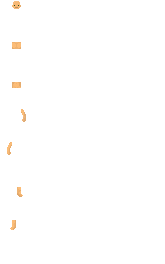
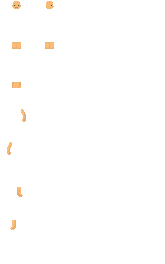
Revision of a layered (165, 264) image; what changed, layer by layer:
painted on "body" over left=45, top=42, right=54, bottom=49
painted on "head" over left=46, top=1, right=54, bottom=9
